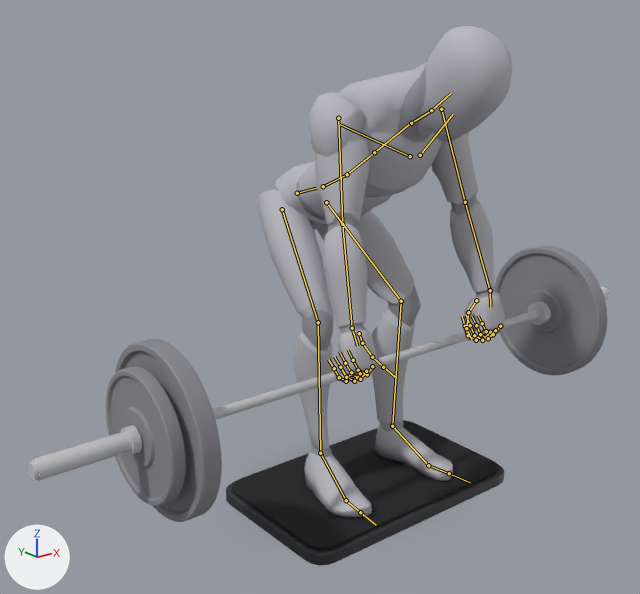
A saved change to the glTF model app/src/main/assets/mannequins/deficit_deadlift.glb.
Rendered twice from a 50 mm camera at (-1.69, -1.92, 1.43) aimed at (-0.15, 0.01, 0.65). Lighting does not change. The marker at lower left points along +X, +Y and +Z. The picture after the commit comes second. Both versions are drawn at frame 14 of the action 'lowering'; the numbers are the values there. The bones that change, and the others that lie on the model, are drawn over the model as lines.

Names of what the first picture shows: 'barbell_0', 'barbell_10', 'barbell_2', 'barbell_4', 'barbell_5', 'body', 'body_1', 'platform_0', 'platform_1' and 4 more.
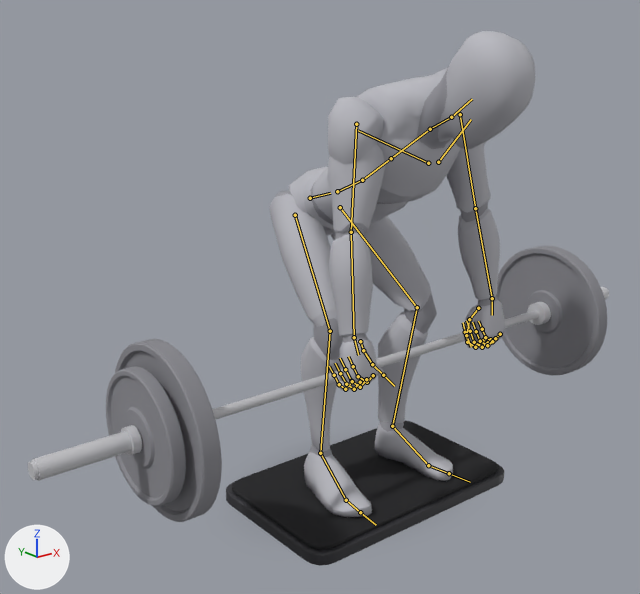
What differs and where, as boxes (x1, y1, x2, y2) in the pictures (640 x 594 px):
'body', posed: before (257, 26, 512, 517); after (269, 31, 535, 517)
'body_1', posed: before (262, 64, 504, 457); after (276, 69, 504, 458)
bone 'pelvis', root to tip: before (297, 193) to (316, 188); after (310, 198) to (330, 193)
bone 'upperarm_l', root to tip: before (441, 109) to (465, 202); after (460, 114) to (475, 208)
bone 'lowerarm_l', root to tip: before (465, 202) to (490, 290); after (475, 208) to (492, 298)
bone 'hand_l', root to tip: before (490, 290) to (490, 307); after (492, 298) to (492, 315)
bone 'upperarm_r', root to tip: before (338, 118) to (342, 224); after (356, 124) to (351, 232)
bone 'lowerarm_r', root to tip: before (342, 224) to (352, 328); after (351, 232) to (354, 337)
bone 'hand_r', root to tip: before (352, 328) to (357, 346); after (354, 337) to (358, 355)
bone 'thigh_l', root to tip: before (326, 202) to (401, 301); after (340, 207) to (417, 307)
bone 'calf_l', root to tip: before (401, 301) to (392, 426); after (417, 307) to (392, 426)
bone 'thigh_r', root to tip: before (282, 209) to (318, 322); after (295, 215) to (330, 331)
bone 'calf_r', root to tip: before (318, 322) to (320, 453); after (330, 331) to (320, 453)

What the commit changed:
Bone 'pelvis' (bone_pelvis) moves from (0.0, -0.082, -0.246) to (0.0, -0.071, -0.179).
Bone 'upperarm_l' (bone_upperarm_l) turns from (71, 0, -63) to (66, 6, -53) degrees about its own x, y and z.
Bone 'lowerarm_l' (bone_lowerarm_l) turns from (5, 66, 4) to (5, 55, 4) degrees about its own x, y and z.
Bone 'hand_l' (bone_hand_l) turns from (17, 0, -3) to (17, 0, -1) degrees about its own x, y and z.
Bone 'upperarm_r' (bone_upperarm_r) turns from (71, 0, 63) to (66, -6, 53) degrees about its own x, y and z.
Bone 'lowerarm_r' (bone_lowerarm_r) turns from (5, -66, -4) to (5, -55, -4) degrees about its own x, y and z.
Bone 'hand_r' (bone_hand_r) turns from (17, 0, 3) to (17, 0, 1) degrees about its own x, y and z.
Bone 'thigh_l' (bone_thigh_l) turns from (-106, -7, 16) to (-106, -9, 15) degrees about its own x, y and z.
Bone 'calf_l' (bone_calf_l) turns from (43, 0, 0) to (51, 0, 0) degrees about its own x, y and z.
Bone 'foot_l' (bone_foot_l) turns from (4, 6, 8) to (-5, 5, 8) degrees about its own x, y and z.
Bone 'thigh_r' (bone_thigh_r) turns from (-106, 7, -16) to (-106, 9, -15) degrees about its own x, y and z.
Bone 'calf_r' (bone_calf_r) turns from (43, 0, 0) to (51, 0, 0) degrees about its own x, y and z.
Bone 'foot_r' (bone_foot_r) turns from (4, -6, -8) to (-5, -5, -8) degrees about its own x, y and z.
